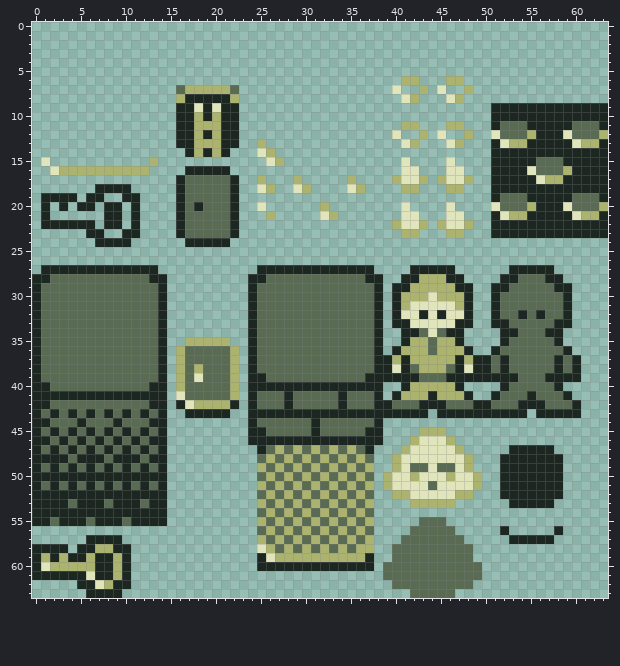
Two states of a pixel-art sprite, Assets/Images/Tiles.png. Above: the version before the commit.
The file is 64x64 pixels.
After the commit:
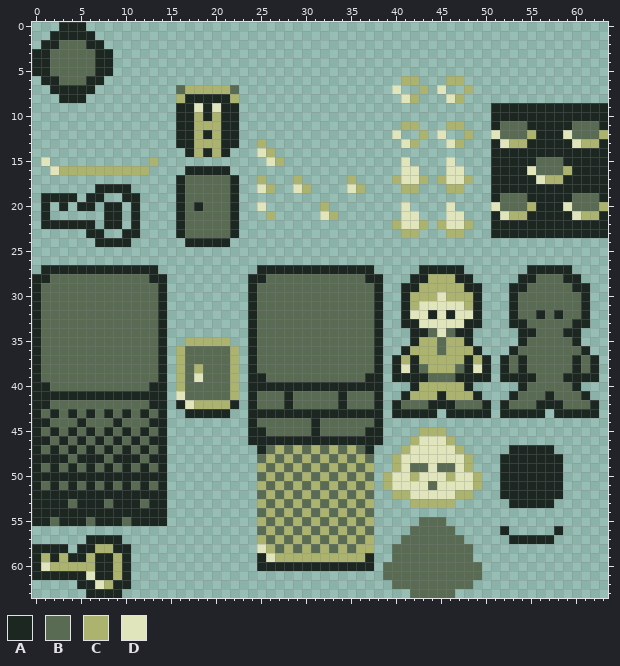
Palette (. is transparent): A #1d2722  B #5a6b54  C #abb36e  D #e1e5bb
Diff:
Changed rows in their new state; - is an unchanged pixel.
first column x 0:
 0 ---AAA---
 1 --AAAAA--
 2 -AABBBAA-
 3 AABBBBBAA
 4 AABBBBBAA
 5 AABBBBBAA
 6 -AABBBAA-
 7 --AAAAA--
 8 ---AAA---
first column x 39:
27 ---.----A-----..---AA---
28 --.-A--C-A---..AA-BBAA--
29 -.-A----C-A-..AA---BBAA-
30 -.A--CD--CA-..A-----BBA-
31 -.AC----DCA-..A-----BBA-
32 -.A-DADA-DA-..AB---ABBA-
33 -.-A----D-A-..AA---BBAA-
34 --.-ABDB-A---..AA-BBAA--
35 --.A-CB-CA---..A---BBA--
36 -.A--CB--CA-..A-----BBA-
37 .ACA----CAC-.--A---B--BA
38 .ADAB--CBAD-.--A---B--BA
39 .---A--B----.--AA-BB--AA
40 --.A----CA---..A---BBA--
41 -.A--CA--CA-..A-B-A-BBA-
42 .A--B--A--B-.A-BB-AA-BBA
43 .----A.-----.---A-.---AA
Changed places in both pictures, as pixel boxes (x1, y1, x2, y2):
added: (32, 22, 113, 103)
changed: (383, 265, 599, 418)
